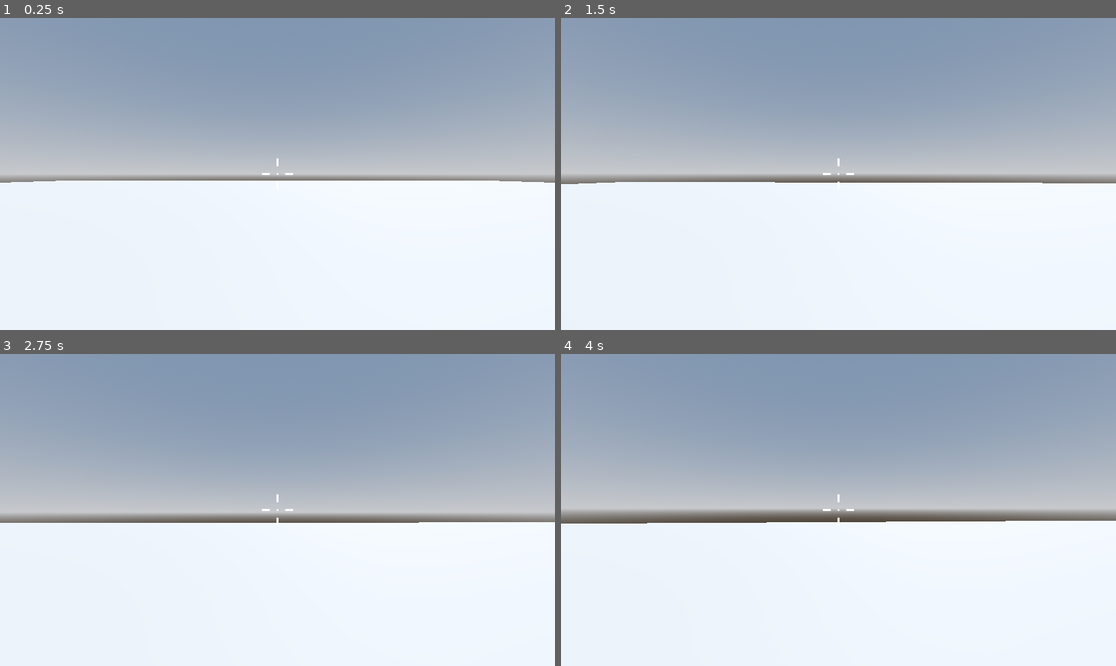
Above: before the commit, frames 1-4 (two rows, left to right).
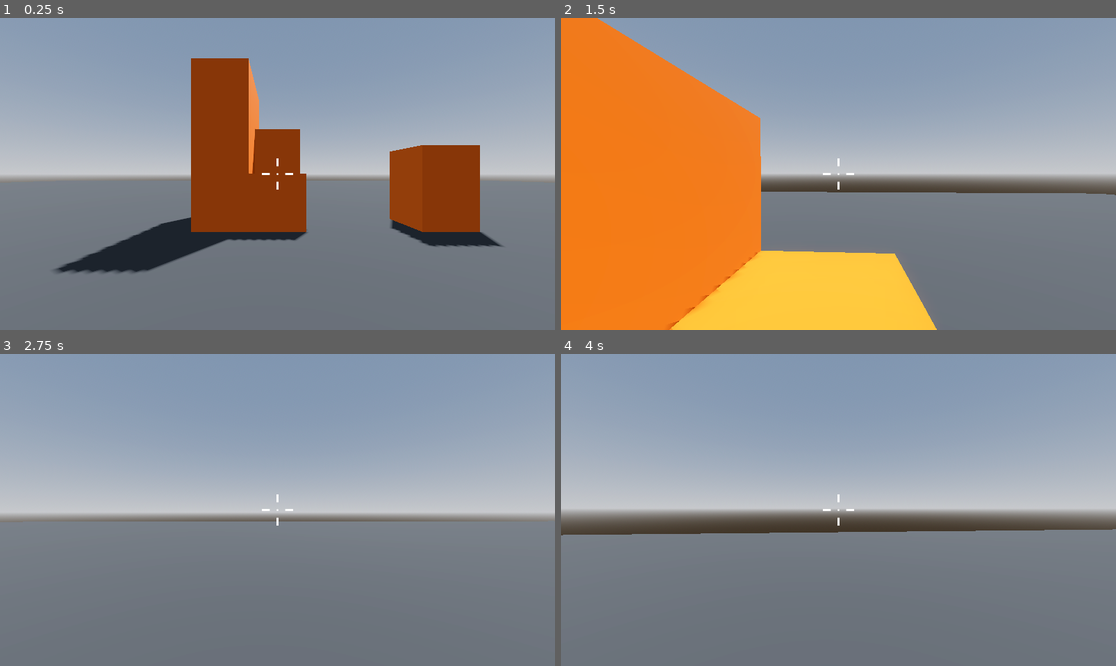
Above: after the commit, the same moments.

Repository: tnargy/RoboRampage
Game: Godot game, scene res://Levels/Sandbox.tscn
The game is run twice, just before and just after one commit, with the same random seed, the same clock (stepped at 60 frames per second) and the same inputs.
Inputs (mouse positions are in pixels of both pictures, inside the frame that each line leads up to):
- Up to frame 1 (0.25 s): no input
- Up to frame 2 (1.5 s): tap Enter at 0.5 s; move the mouse to (866, 174) at 0.52 s; hold W (move_forward) from 0.53 s (still down); tap Space (jump) at 0.6, 0.77, 1.07, 1.35 s; move the mouse to (810, 174) at 1.27 s
- Up to frame 3 (2.75 s): keep holding W (move_forward); tap Space (jump) at 1.52, 1.82, 2.1 s; move the mouse to (288, 503) at 2.02 s
- Up to frame 4 (4 s): keep holding W (move_forward); move the mouse to (832, 516) at 2.77 s; tap Space (jump) at 2.85, 3.02, 3.32, 3.5, 3.6, 3.77 s; move the mouse to (877, 513) at 3.52 s

The runs differ from the first frame. In frame 1, 55% of the frame differs, in the area x 0-100%, y 12-100%; in frame 2, 61%, in the area x 0-100%, y 0-100%; in frame 3, 46%; in frame 4, 46%.

Commit message:
Added Jumping and Platforms

Diff:
--- a/Levels/Sandbox.tscn
+++ b/Levels/Sandbox.tscn
@@ -15,6 +15,12 @@
 tonemap_mode = 2
 glow_enabled = true
 
+[sub_resource type="StandardMaterial3D" id="StandardMaterial3D_ecytd"]
+albedo_color = Color(0.196078, 0.196078, 0.196078, 1)
+
+[sub_resource type="StandardMaterial3D" id="StandardMaterial3D_cm70w"]
+albedo_color = Color(0.921569, 0.392157, 0, 1)
+
 [node name="Sandbox" type="Node3D"]
 
 [node name="WorldEnvironment" type="WorldEnvironment" parent="."]
@@ -28,6 +34,33 @@
 transform = Transform3D(1, 0, 0, 0, 1, 0, 0, 0, 1, 0, -0.5, 0)
 use_collision = true
 size = Vector3(64, 1, 64)
+material = SubResource("StandardMaterial3D_ecytd")
 
 [node name="Player" parent="." instance=ExtResource("1_pqrdl")]
 transform = Transform3D(1, 0, 0, 0, 1, 0, 0, 0, 1, 0, 1, 0)
+
+[node name="CSGCombiner3D" type="CSGCombiner3D" parent="."]
+use_collision = true
+
+[node name="Platform" type="CSGBox3D" parent="CSGCombiner3D"]
+transform = Transform3D(1, 0, 0, 0, 1, 0, 0, 0, 1, 0, 0.5, -4.015)
+use_collision = true
+material = SubResource("StandardMaterial3D_cm70w")
+
+[node name="Platform2" type="CSGBox3D" parent="CSGCombiner3D"]
+transform = Transform3D(1, 0, 0, 0, 1, 0, 0, 0, 1, 0, 1, -5.01542)
+use_collision = true
+size = Vector3(1, 2, 1)
+material = SubResource("StandardMaterial3D_cm70w")
+
+[node name="Platform3" type="CSGBox3D" parent="CSGCombiner3D"]
+transform = Transform3D(1, 0, 0, 0, 1, 0, 0, 0, 1, -1, 1.5, -4.51542)
+use_collision = true
+size = Vector3(1, 3, 2)
+material = SubResource("StandardMaterial3D_cm70w")
+
+[node name="UnreachablePlatform" type="CSGBox3D" parent="CSGCombiner3D"]
+transform = Transform3D(1, 0, 0, 0, 1, 0, 0, 0, 1, 3, 0.75, -4.015)
+use_collision = true
+size = Vector3(1, 1.5, 1)
+material = SubResource("StandardMaterial3D_cm70w")
--- a/Player/player.gd
+++ b/Player/player.gd
@@ -2,10 +2,9 @@
 
 
 const SPEED = 5.0
-const JUMP_VELOCITY = 4.5
-
+const FALL_MULTIPLIER = 2.5
+@export var jump_height: float = 1.0
 @onready var camera_pivot = %CameraPivot
-
 var mouse_motion := Vector2.ZERO
 
 
@@ -18,11 +17,14 @@
 
 	# Add the gravity.
 	if not is_on_floor():
-		velocity += get_gravity() * delta
+		if velocity.y >= 0:
+			velocity += get_gravity() * delta
+		else:
+			velocity += get_gravity() * delta * FALL_MULTIPLIER
 
 	# Handle jump.
 	if Input.is_action_just_pressed("jump") and is_on_floor():
-		velocity.y = JUMP_VELOCITY
+		velocity.y = _calculate_jump_velocity()
 
 	# Get the input direction and handle the movement/deceleration.
 	# As good practice, you should replace UI actions with custom gameplay actions.
@@ -60,3 +62,7 @@
 		camera_pivot.rotation_degrees.x, -90.0, 90.0
 	)
 	mouse_motion = Vector2.ZERO
+
+
+func _calculate_jump_velocity() -> float:
+	return sqrt(jump_height * FALL_MULTIPLIER * -get_gravity().y)
--- a/project.godot
+++ b/project.godot
@@ -12,7 +12,7 @@
 
 config/name="Robo Rampage"
 run/main_scene="res://Levels/Sandbox.tscn"
-config/features=PackedStringArray("4.3", "Forward Plus")
+config/features=PackedStringArray("4.4", "Forward Plus")
 config/icon="res://icon.svg"
 
 [input]
Not shown: 1 places in Levels/Sandbox.tscn that only renumber resources
Not shown: 1 places in Player/Player.tscn that only renumber resources
Not shown, added: Player/player.gd.uid
Not shown, added: Player/smooth_camera.gd.uid
